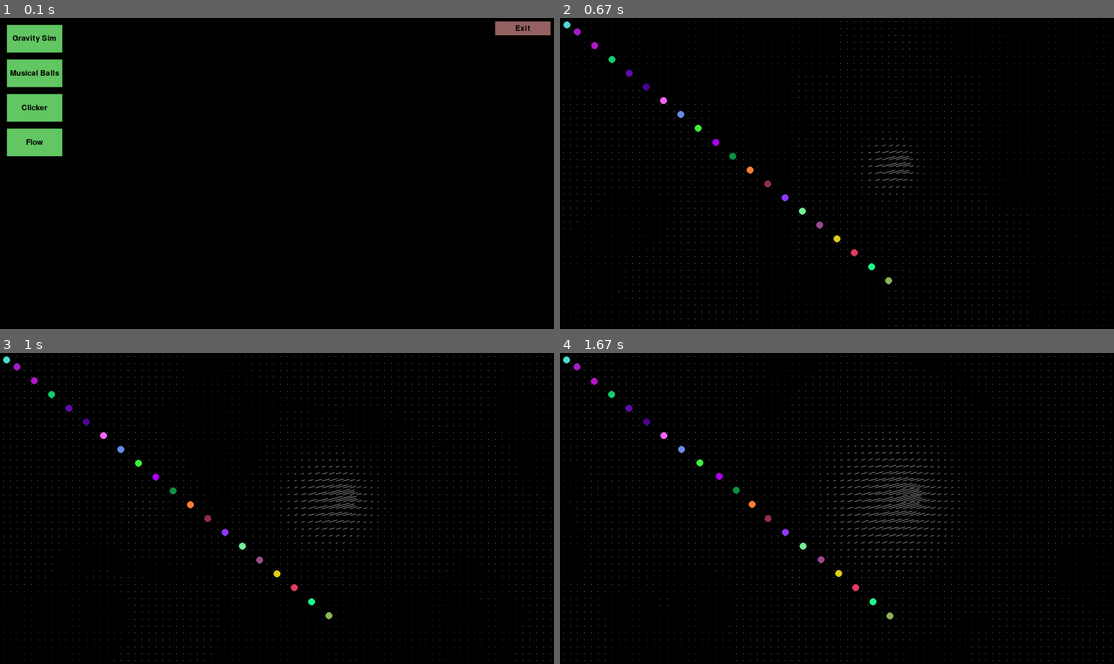
Above: before the commit, frames 1-4 (two rows, left to right).
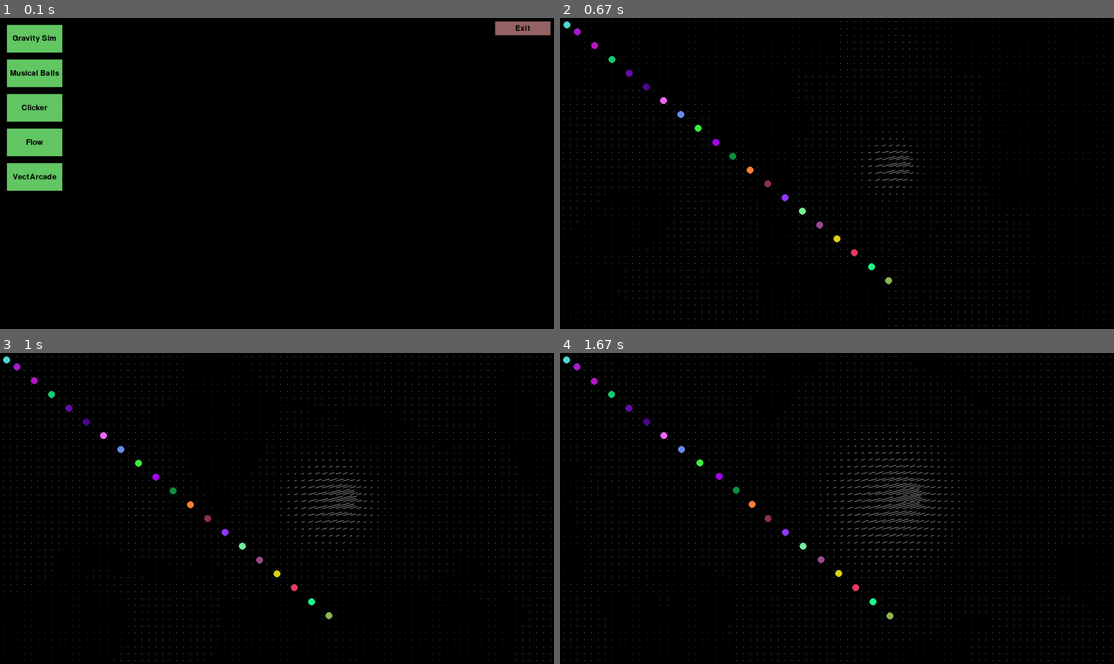
Above: after the commit, the same moments.

Repository: Zero4793/Pygame-Playground
Game: pygame game, started from main.py
Two runs of this game, one before a commit and one after it. Both use one fixed random seed, a clock stepped at 60 frames per second and the inputs below.
Inputs (mouse positions are in pixels of both pictures, inside the frame that each line leads up to):
- Up to frame 1 (0.1 s): no input
- Up to frame 2 (0.67 s): click "Flow" at 0.38 s
- Up to frame 3 (1 s): click (144, 511) at 0.72 s
- Up to frame 4 (1.67 s): no input

The runs differ from the first frame. In frame 1, 0.9% of the frame differs, in the area x 1-12%, y 46-56%; in frame 2, nothing differs; in frame 3, nothing differs; in frame 4, nothing differs.

Commit message:
more refactoring begin VectArcade demo

Diff:
--- a/apps/clicker.py
+++ b/apps/clicker.py
@@ -13,7 +13,7 @@
 		self.costs = [10**(i+1) for i in range(8)]
 
 
-	def process(self, keyheld, keypressed):
+	def process(self):
 		self.T += 1
 		if self.T % 1 == 0:
 			self.T = 0
--- a/apps/flow.py
+++ b/apps/flow.py
@@ -6,10 +6,9 @@
 scale = 20
 
 class Flow:
-	def __init__(self, screen, main):
+	def __init__(self, screen, _):
 		global scale
 		self.screen = screen
-		self.main = main
 
 		w,h = screen.get_size()
 		self.vel = [[Vector2(0,0) for j in range(h//scale)] for i in range(w//scale)]
@@ -18,7 +17,7 @@
 		self.balls = [Ball(screen,pos=(50*i,40*i), vel=(0,0), spaceJelly=0.002, collide=True) for i in range(20)]
 
 
-	def process(self, keyheld, keypressed):
+	def process(self):
 		# wind
 		wx,wy,wv = self.wind
 		self.vel[wx][wy] += wv
--- a/apps/gravity.py
+++ b/apps/gravity.py
@@ -63,7 +63,7 @@
 						))
 
 
-	def process(self, keyheld, keypressed):
+	def process(self):
 		camera = pygame.math.Vector2(0,0)
 		mass = 0
 		avgVel = pygame.math.Vector2(0,0)
--- a/apps/musicalBalls.py
+++ b/apps/musicalBalls.py
@@ -14,7 +14,7 @@
 						  ))
 
 
-	def process(self, keyheld, keypressed):
+	def process(self):
 		for ball in self.balls:
 			ball.process()
 			walls = ball.wallCollide()
--- /dev/null
+++ b/apps/vectarcade.py
@@ -0,0 +1,9 @@
+import pygame
+
+class VectArcade:
+	def __init__(self, screen, _):
+		self.screen = screen
+	def process(self):
+		pass
+	def display(self):
+		pass
--- a/main.py
+++ b/main.py
@@ -53,7 +53,7 @@
 				sys.exit()
 
 		# run window
-		self.window.process(self.keyheld, self.keypressed)
+		self.window.process()
 
 		# exit button
 		if self.window != self.menu and dist(pygame.mouse.get_pos(),(1400,0))<250:
--- a/menu.py
+++ b/menu.py
@@ -3,6 +3,7 @@
 from apps.musicalBalls import MusicalBalls
 from apps.clicker import Clicker
 from apps.flow import Flow
+from apps.vectarcade import VectArcade
 import pygame
 import sys
 
@@ -15,7 +16,8 @@
 			("Gravity Sim", Gravity),
 			("Musical Balls", MusicalBalls),
 			("Clicker", Clicker),
-			("Flow", Flow)
+			("Flow", Flow),
+			("VectArcade", VectArcade)
 		]
 
 		# buttons
@@ -24,7 +26,7 @@
 		# pos, dim, text[passive, hover, held, active], color[passive, hover, held, active]
 
 
-	def process(self, keyheld, keypressed):
+	def process(self):
 		# buttons
 		for i,b in enumerate(self.gameButtons):
 			b.process()
@@ -32,10 +34,6 @@
 				b.active = False
 				self.main.window = self.games[i][1](self.screen, self.main)
 		self.exitButton.process()
-		# handle button actions externally
-		# if self.gravSimButton.active:
-		# 	self.gravSimButton.active = False
-		# 	self.main.window = Gravity(self.screen)
 		if self.exitButton.active:
 			pygame.quit()
 			sys.exit()
